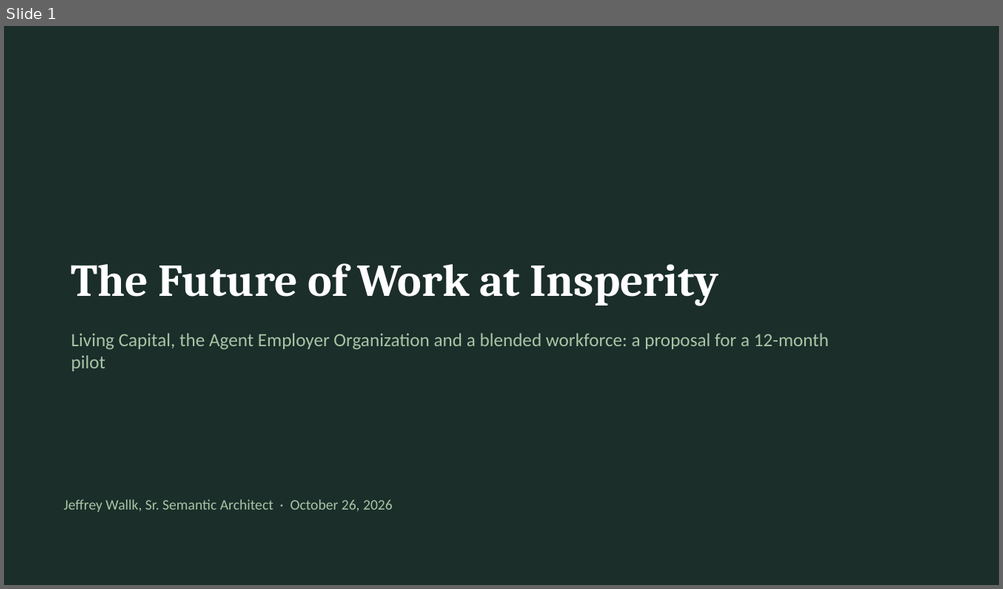
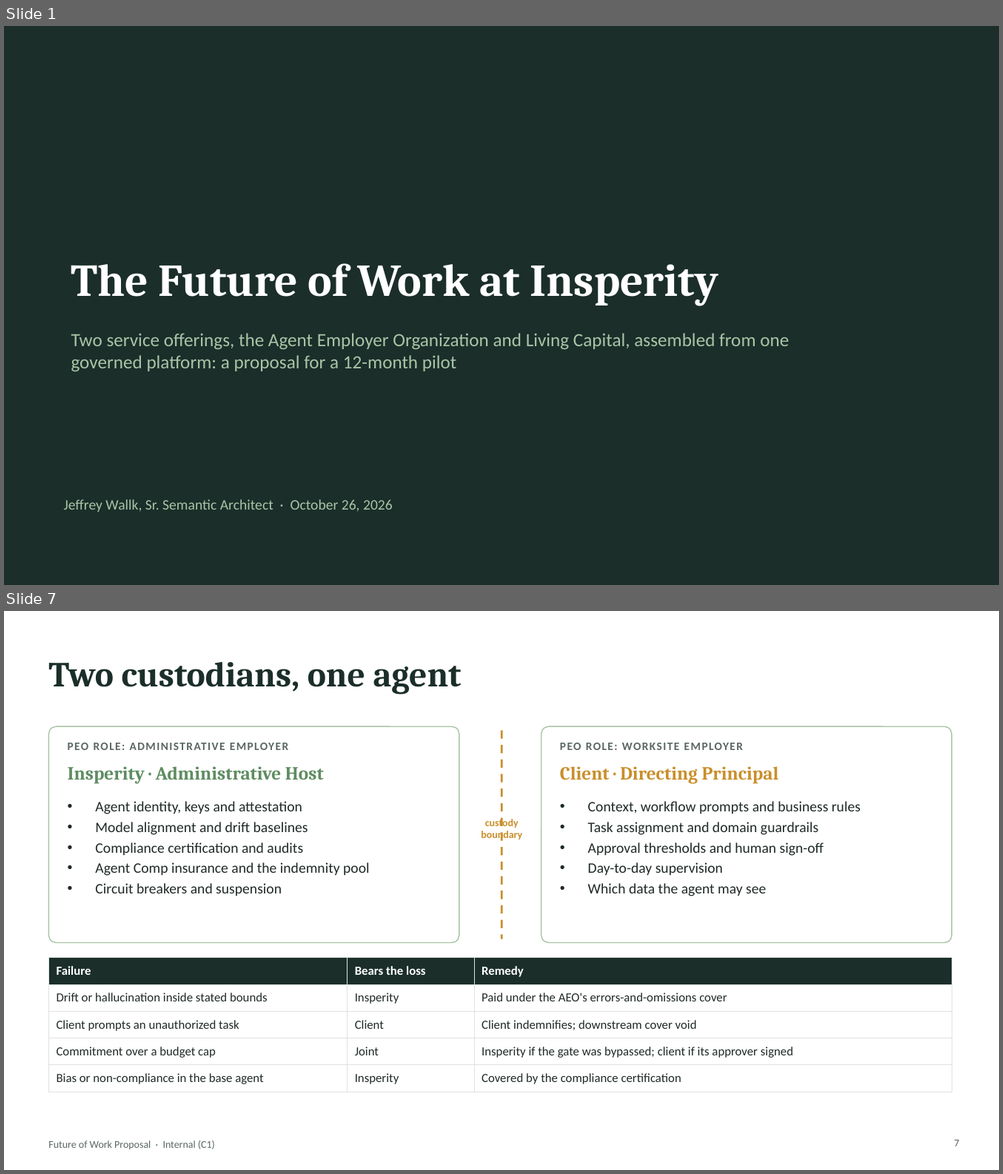
Before and after one commit to jeffw5/PLM-Dashboard, a slide deck: HR Services Provider/The Future of Work/Future-of-Work-Proposal.pptx. Shown one above the other, each under a label of ours: slide 1 before the commit, slides 1 and 7 after it; the slides between them are not shown. The pictures are 1003x589 and 1003x1174 pixels, drawn with LibreOffice and Linux fonts; fonts in the diff are those of the drawing. Boxes give left, top, right and bottom in pixels: in the first picture for what was removed or moved away, otherwise in the second. Text is boxed around its words. In the diff, an @@ line names an element or a change of style, - is before the commit and + after.

Commit message:
updated future work proposal

```diff
--- a/HR Services Provider/The Future of Work/Future-of-Work-Proposal.pptx
+++ b/HR Services Provider/The Future of Work/Future-of-Work-Proposal.pptx
@@ slide 7 added at box(4, 611, 999, 1170), background #FFFFFF @@
@@ title added at box(48, 662, 461, 694), 34 pt, text #1B2E2A, bold @@
+Two custodians, one agent
@@ rounded rectangle added at box(48, 726, 459, 943), fill #FFFFFF, outline #A9C4A6 1 pt @@
@@ text added at box(68, 743, 288, 750), 11 pt, text #5A6763, bold @@
+PEO ROLE: ADMINISTRATIVE EMPLOYER
@@ line added from (502, 730) to (502, 940), #C98F2B 2 pt dashed @@
@@ rounded rectangle added at box(541, 726, 951, 943), fill #FFFFFF, outline #A9C4A6 1 pt @@
@@ text added at box(560, 743, 743, 750), 11 pt, text #5A6763, bold @@
+PEO ROLE: WORKSITE EMPLOYER
@@ text added at box(68, 766, 324, 784), 18 pt, text #5E8C61, bold @@
+Insperity · Administrative Host
@@ text added at box(560, 766, 779, 784), 18 pt, text #C98F2B, bold @@
+Client · Directing Principal
@@ text added at box(95, 801, 369, 896), 14 pt, text #1F2A26 @@
+• Agent identity, keys and attestation
+• Model alignment and drift baselines
+• Compliance certification and audits
+• Agent Comp insurance and the indemnity pool
+• Circuit breakers and suspension
@@ text added at box(588, 801, 860, 897), 14 pt, text #1F2A26 @@
+• Context, workflow prompts and business rules
+• Task assignment and domain guardrails
+• Approval thresholds and human sign-off
+• Day-to-day supervision
+• Which data the agent may see
@@ text added at box(481, 817, 522, 841), 10 pt, text #C98F2B, bold @@
+custody
+boundary
@@ table added at box(48, 958, 951, 1088), 5 rows, 3 columns @@
+Failure | Bears the loss | Remedy
+Drift or hallucination inside stated bounds | Insperity | Paid under the AEO's errors-and-omissions cover
+Client prompts an unauthorized task | Client | Client indemnifies; downstream cover void
+Commitment over a budget cap | Joint | Insperity if the gate was bypassed; client if its approver signed
+Bias or non-compliance in the base agent | Insperity | Covered by the compliance certification
@@ text added at box(48, 1141, 215, 1150), 10 pt, text #5A6763 @@
+Future of Work Proposal · Internal (C1)
@@ page number added at box(953, 1140, 959, 1147), 10 pt, text #5A6763 @@
+7
@@ slide 1 changed as well @@
@@ text at box(71, 333, 788, 372): text changed @@
-Living Capital, the Agent Employer Organization and a blended workforce: a proposal for a 12-month pilot
+Two service offerings, the Agent Employer Organization and Living Capital, assembled from one governed platform: a proposal for a 12-month pilot
```
Also in this commit, not shown: 10 other slides changed, 26 other slides added, 6 slides removed.
